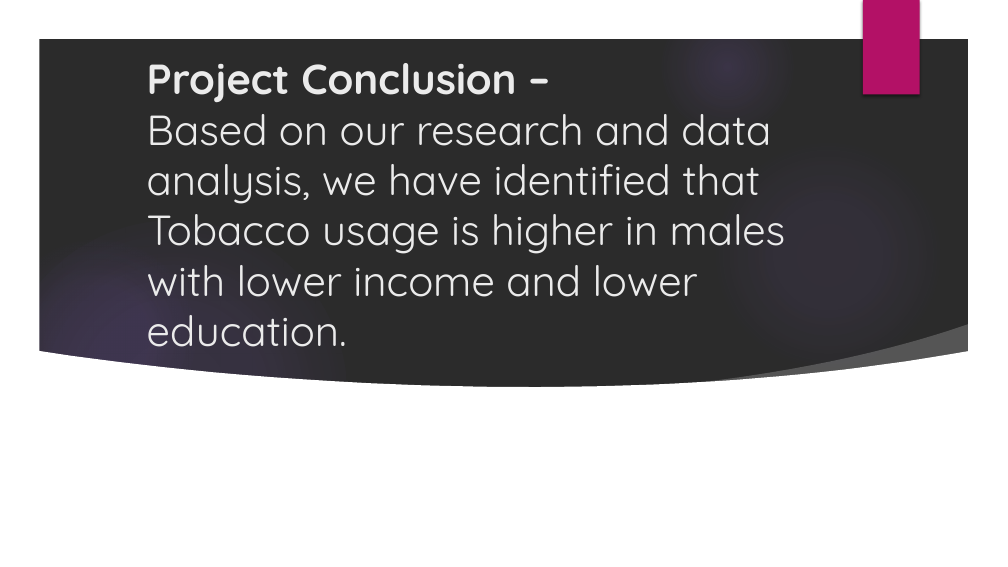
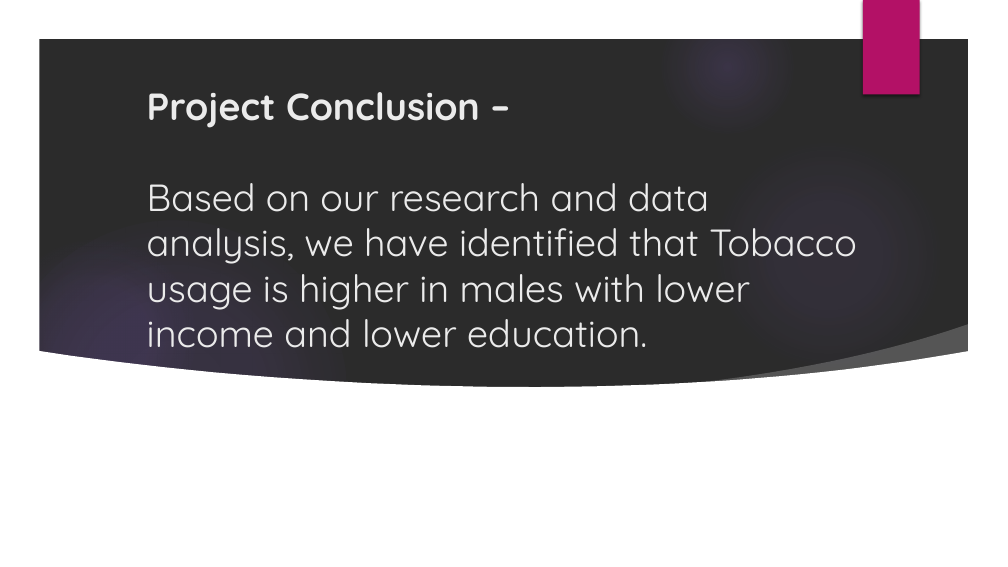
Before and after one commit to skalavar/project-one, a slide deck: slide 28 of Tobacco_Usage_USA.pptx. Drawn at 1008x567 pixels with LibreOffice and Linux fonts; fonts in the diff are those of the drawing; background and template pictures are left out; a plain dark background stands for a picture behind light text. Boxes give left, top, right and bottom in pixels: in the first picture for what was removed or moved away, otherwise in the second. Text is boxed around its words. In the diff, an @@ line names an element or a change of style, - is before the commit and + after.

```diff
--- a/Tobacco_Usage_USA.pptx
+++ b/Tobacco_Usage_USA.pptx
@@ title "Project Conclusion – Based on ..." at box(147, 92, 857, 348): size 40 to 36 pt @@
```
Also in this commit, not shown: 1 slide added, 1 other file.
